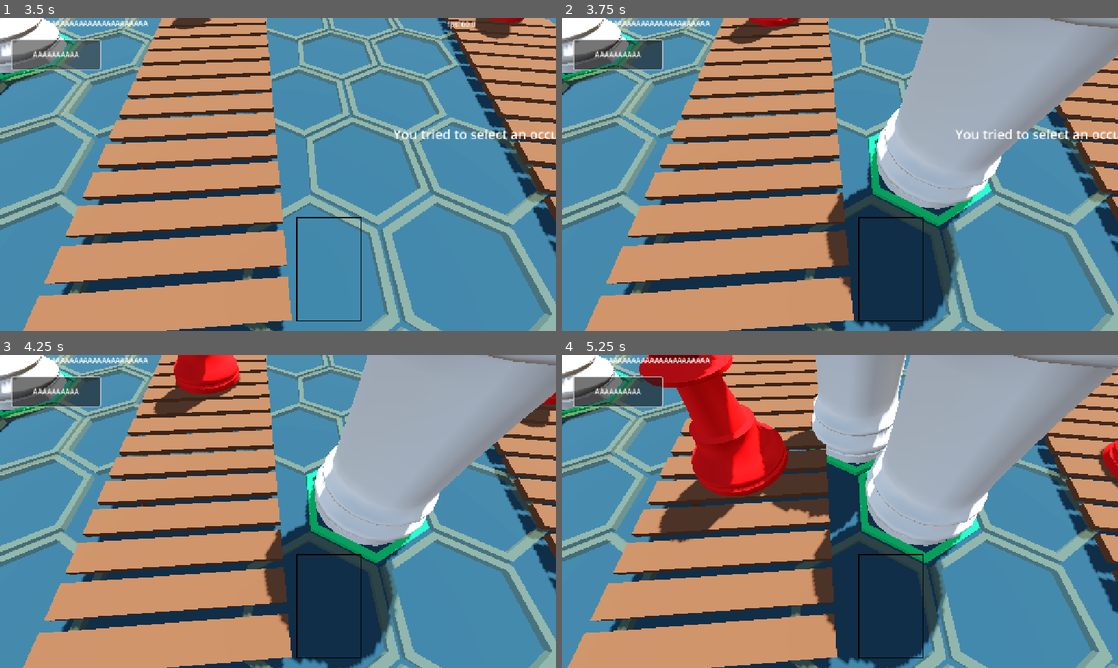
Above: before the commit, frames 1-4 (two rows, left to right).
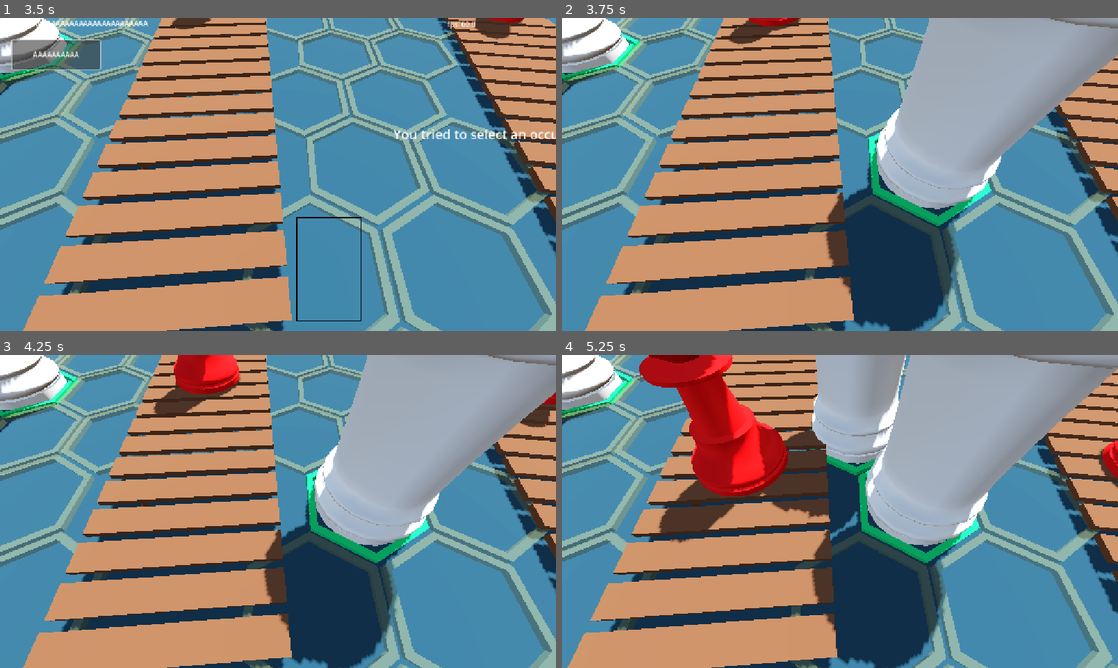
Above: after the commit, the same moments.

Repository: GianOM/Cards_Impact
Game: Godot game, scene res://Scenes/main_menu.tscn
The game is run twice, just before and just after one commit, with the same random seed, the same clock (stepped at 60 frames per second) and the same inputs.
Inputs (mouse positions are in pixels of both pictures, inside the frame that each line leads up to):
- Up to frame 1 (3.5 s): click "Play" at 0.5 s; click "AAAAAAAAAA" at 1.25 s; click "AAAAAAAAAA" at 2 s; click "AAAAAAAAAA" at 2.75 s
- Up to frame 2 (3.75 s): move the mouse to (962, 158) at 3.52 s; tap H (hide_ui) at 3.6 s; click (962, 158) at 3.67 s
- Up to frame 3 (4.25 s): no input
- Up to frame 4 (5.25 s): drag from (728, 527) to (890, 605) at 4.27 s; tap Enter at 5 s; move the mouse to (895, 442) at 5.02 s; tap D (D_Key) at 5.1 s; click (895, 442) at 5.17 s

Frame 1 is identical in both runs. In frame 2, 2.4% of the frame differs, in the area x 2-100%, y 0-97%; in frame 3, 2.0%; in frame 4, 2.0%.

Commit message:
Hide Menu

Diff:
--- a/Main_Game_Cards_Impact/Scenes/Main.tscn
+++ b/Main_Game_Cards_Impact/Scenes/Main.tscn
@@ -1,5 +1,6 @@
-[gd_scene load_steps=39 format=4 uid="uid://jfyf77tcbqro"]
-
+[gd_scene load_steps=40 format=4 uid="uid://jfyf77tcbqro"]
+
+[ext_resource type="Script" uid="uid://l1g3sqkn5k7y" path="res://Scripts/main_3d.gd" id="1_50glp"]
 [ext_resource type="PackedScene" uid="uid://c7y05pvvfpsu6" path="res://Scenes/3D/Grid/hex_grid.tscn" id="1_pbw6q"]
 [ext_resource type="PackedScene" uid="uid://cu7u0kkwfe8mp" path="res://Scenes/Player Camera Scene.tscn" id="3_kln2b"]
 [ext_resource type="Material" uid="uid://cdfkg2go0lk76" path="res://Assets/3D Assets/Floors/Ground.tres" id="4_v1gob"]
@@ -253,6 +254,7 @@
 albedo_color = Color(0.992157, 0.364706, 0.0196078, 1)
 
 [node name="Node3D" type="Node3D"]
+script = ExtResource("1_50glp")
 
 [node name="Player Base" type="Node" parent="."]
 
@@ -282,8 +284,6 @@
 mesh = SubResource("ArrayMesh_v1jeg")
 skeleton = NodePath("")
 surface_material_override/0 = ExtResource("4_v1gob")
-
-[node name="Main2D" parent="Player Base" instance=ExtResource("6_jw32o")]
 
 [node name="PUFAVO_VEI" parent="Player Base" instance=ExtResource("6_v1gob")]
 transform = Transform3D(3.3654, 0, -0.483822, 0, 3.4, 0, 0.483822, 0, 3.3654, 11.9078, 0.246461, 1.15923)
@@ -437,3 +437,5 @@
 
 [node name="CollisionShape3D" type="CollisionShape3D" parent="Enemy Base/Nexus2/Area3D"]
 shape = SubResource("BoxShape3D_v1gob")
+
+[node name="Main2D" parent="." instance=ExtResource("6_jw32o")]
--- /dev/null
+++ b/Main_Game_Cards_Impact/Scripts/main_3d.gd
@@ -0,0 +1,19 @@
+extends Node3D
+
+@onready var main_2d: Node2D = $Main2D
+
+func hideUI():
+	main_2d.visible = false
+func showUI():
+	main_2d.visible = true
+var uiToggle: bool = false
+
+func _input(event):
+	if Input.is_action_just_pressed("hide_ui"): #just_pressed triggers only once
+		if uiToggle == false:
+			uiToggle = true
+			hideUI()
+
+		else:
+			uiToggle = false
+			showUI()
Not shown, added: Main_Game_Cards_Impact/Scripts/main_3d.gd.uid
